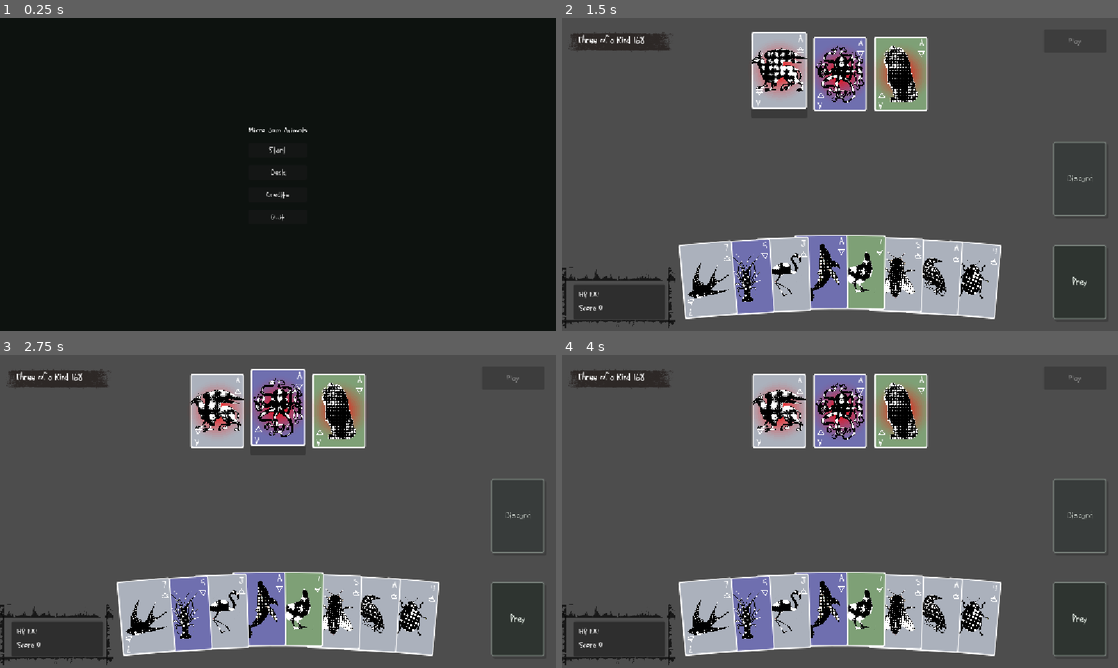
Above: before the commit, frames 1-4 (two rows, left to right).
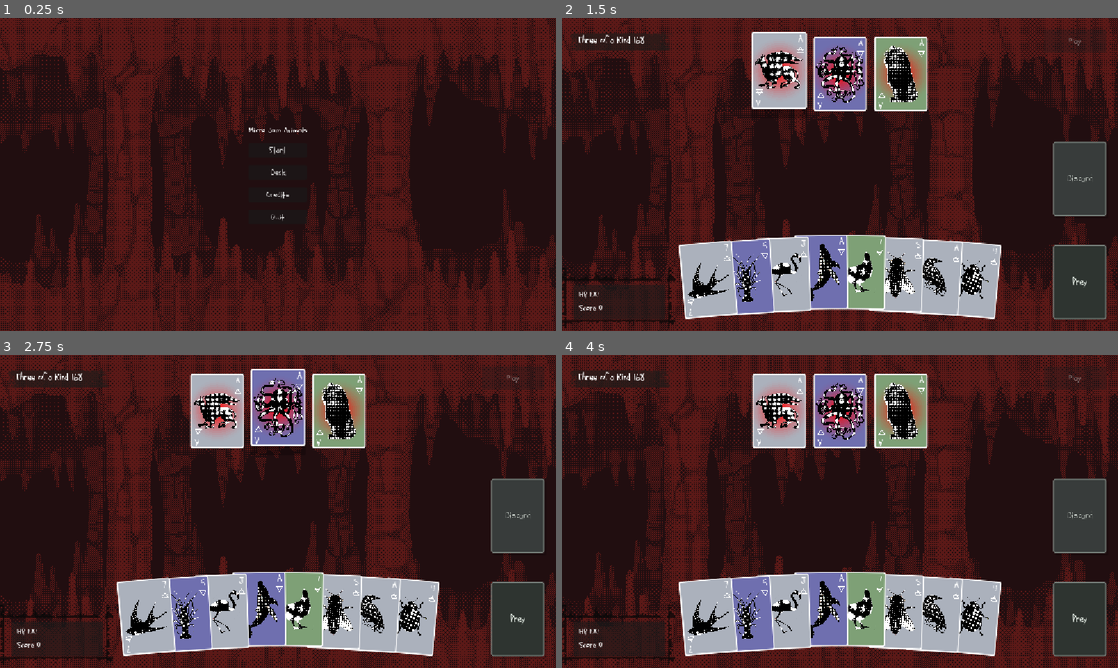
Above: after the commit, the same moments.

Repository: Chipi-Chapa-Corp/micro-jam-animals
Game: Godot game, scene res://scenes/main-menu/scene.tscn
The game is run twice, just before and just after one commit, with the same random seed, the same clock (stepped at 60 frames per second) and the same inputs.
Inputs (mouse positions are in pixels of both pictures, inside the frame that each line leads up to):
- Up to frame 1 (0.25 s): no input
- Up to frame 2 (1.5 s): click "Start" at 0.5 s; tap Enter at 1.25 s; move the mouse to (778, 74) at 1.27 s; click (778, 74) at 1.42 s
- Up to frame 3 (2.75 s): move the mouse to (278, 411) at 2.02 s; click (278, 411) at 2.17 s
- Up to frame 4 (4 s): tap Space at 2.75 s; move the mouse to (901, 411) at 2.77 s; click (901, 411) at 2.92 s; tap Enter at 3.5 s; move the mouse to (1079, 514) at 3.52 s; click (1079, 514) at 3.67 s

The runs differ from the first frame. In frame 1, 42% of the frame differs, in the area x 0-100%, y 0-100%; in frame 2, 73%; in frame 3, 73%; in frame 4, 73%.

Commit message:
feat: parallax

Diff:
--- a/globals/cards.gd
+++ b/globals/cards.gd
@@ -163,9 +163,9 @@
 	"predator_water_7": {"id": "predator_water_7", "value": 7, "suit": SUIT_WATER, "scale": 1.5, "rotation": 0},
 	"predator_water_8": {"id": "predator_water_8", "value": 8, "suit": SUIT_WATER, "scale": 1.3, "rotation": 0},
 	"predator_water_9": {"id": "predator_water_9", "value": 9, "suit": SUIT_WATER, "scale": 1.5, "rotation": 0},
-	"predator_water_10": {"id": "predator_water_10", "value": 10, "suit": SUIT_WATER, "scale": 1.5, "rotation": 0},
+	"predator_water_10": {"id": "predator_water_10", "value": 10, "suit": SUIT_WATER, "scale": 1.8, "rotation": 0},
 	"predator_water_11": {"id": "predator_water_11", "value": 11, "suit": SUIT_WATER, "scale": 1.3, "rotation": 0},
-	"predator_water_12": {"id": "predator_water_12", "value": 12, "suit": SUIT_WATER, "scale": 1.5, "rotation": 0},
+	"predator_water_12": {"id": "predator_water_12", "value": 12, "suit": SUIT_WATER, "scale": 1.5, "rotation": - 30},
 	"predator_water_13": {"id": "predator_water_13", "value": 13, "suit": SUIT_WATER, "scale": 1.5, "rotation": 0},
 	"predator_land_1": {"id": "predator_land_1", "value": 1, "suit": SUIT_LAND, "scale": 1.5, "rotation": 0},
 	"predator_land_2": {"id": "predator_land_2", "value": 2, "suit": SUIT_LAND, "scale": 1.3, "rotation": 0},
@@ -180,19 +180,19 @@
 	"predator_land_11": {"id": "predator_land_11", "value": 11, "suit": SUIT_LAND, "scale": 1.3, "rotation": 0},
 	"predator_land_12": {"id": "predator_land_12", "value": 12, "suit": SUIT_LAND, "scale": 1.3, "rotation": 0},
 	"predator_land_13": {"id": "predator_land_13", "value": 13, "suit": SUIT_LAND, "scale": 1.5, "rotation": 0},
-	"predator_air_1": {"id": "predator_air_1", "value": 1, "suit": SUIT_AIR, "scale": 1.5, "rotation": 0},
-	"predator_air_2": {"id": "predator_air_2", "value": 2, "suit": SUIT_AIR, "scale": 1.5, "rotation": 0},
-	"predator_air_3": {"id": "predator_air_3", "value": 3, "suit": SUIT_AIR, "scale": 1.5, "rotation": 0},
+	"predator_air_1": {"id": "predator_air_1", "value": 1, "suit": SUIT_AIR, "scale": 1.3, "rotation": 0},
+	"predator_air_2": {"id": "predator_air_2", "value": 2, "suit": SUIT_AIR, "scale": 1.3, "rotation": 0},
+	"predator_air_3": {"id": "predator_air_3", "value": 3, "suit": SUIT_AIR, "scale": 1.3, "rotation": 0},
 	"predator_air_4": {"id": "predator_air_4", "value": 4, "suit": SUIT_AIR, "scale": 1.5, "rotation": 0},
-	"predator_air_5": {"id": "predator_air_5", "value": 5, "suit": SUIT_AIR, "scale": 1.5, "rotation": 0},
-	"predator_air_6": {"id": "predator_air_6", "value": 6, "suit": SUIT_AIR, "scale": 1.5, "rotation": 0},
-	"predator_air_7": {"id": "predator_air_7", "value": 7, "suit": SUIT_AIR, "scale": 1.5, "rotation": 0},
+	"predator_air_5": {"id": "predator_air_5", "value": 5, "suit": SUIT_AIR, "scale": 1.4, "rotation": 0},
+	"predator_air_6": {"id": "predator_air_6", "value": 6, "suit": SUIT_AIR, "scale": 1.3, "rotation": 0},
+	"predator_air_7": {"id": "predator_air_7", "value": 7, "suit": SUIT_AIR, "scale": 1.3, "rotation": 0},
 	"predator_air_8": {"id": "predator_air_8", "value": 8, "suit": SUIT_AIR, "scale": 1.5, "rotation": 0},
-	"predator_air_9": {"id": "predator_air_9", "value": 9, "suit": SUIT_AIR, "scale": 1.5, "rotation": 0},
-	"predator_air_10": {"id": "predator_air_10", "value": 10, "suit": SUIT_AIR, "scale": 1.5, "rotation": 0},
-	"predator_air_11": {"id": "predator_air_11", "value": 11, "suit": SUIT_AIR, "scale": 1.5, "rotation": 0},
-	"predator_air_12": {"id": "predator_air_12", "value": 12, "suit": SUIT_AIR, "scale": 1.5, "rotation": 0},
-	"predator_air_13": {"id": "predator_air_13", "value": 13, "suit": SUIT_AIR, "scale": 1.5, "rotation": 0},
+	"predator_air_9": {"id": "predator_air_9", "value": 9, "suit": SUIT_AIR, "scale": 1.3, "rotation": 0},
+	"predator_air_10": {"id": "predator_air_10", "value": 10, "suit": SUIT_AIR, "scale": 1.3, "rotation": 0},
+	"predator_air_11": {"id": "predator_air_11", "value": 11, "suit": SUIT_AIR, "scale": 1.3, "rotation": 0},
+	"predator_air_12": {"id": "predator_air_12", "value": 12, "suit": SUIT_AIR, "scale": 1.3, "rotation": 0},
+	"predator_air_13": {"id": "predator_air_13", "value": 13, "suit": SUIT_AIR, "scale": 1.3, "rotation": 0},
 }
 
 var _random := RandomNumberGenerator.new()
--- a/scenes/card/scene.tscn
+++ b/scenes/card/scene.tscn
@@ -3,6 +3,7 @@
 [ext_resource type="Script" uid="uid://ba54nxkkse51f" path="res://scenes/card/script.gd" id="1_card"]
 [ext_resource type="Texture2D" uid="uid://cevv52brfyowq" path="res://assets/prey_air_4.png" id="2_card_art"]
 [ext_resource type="Script" uid="uid://c7oaraoegy805" path="res://scenes/card/radial_gradient.gd" id="3_radial_gradient"]
+[ext_resource type="Texture2D" path="res://assets/back.png" id="4_card_back"]
 
 [sub_resource type="StyleBoxFlat" id="StyleBoxFlat_shadow"]
 bg_color = Color(0, 0, 0, 1)
@@ -20,25 +21,6 @@
 
 [sub_resource type="StyleBoxFlat" id="StyleBoxFlat_color"]
 bg_color = Color(0.670588, 0.694118, 0.737255, 1)
-corner_radius_top_left = 3
-corner_radius_top_right = 3
-corner_radius_bottom_right = 3
-corner_radius_bottom_left = 3
-
-[sub_resource type="StyleBoxFlat" id="StyleBoxFlat_back"]
-bg_color = Color(0.18, 0.205, 0.19, 1)
-corner_radius_top_left = 4
-corner_radius_top_right = 4
-corner_radius_bottom_right = 4
-corner_radius_bottom_left = 4
-
-[sub_resource type="StyleBoxFlat" id="StyleBoxFlat_back_color"]
-bg_color = Color(0.36, 0.41, 0.37, 1)
-border_width_left = 2
-border_width_top = 2
-border_width_right = 2
-border_width_bottom = 2
-border_color = Color(0.12, 0.145, 0.13, 1)
 corner_radius_top_left = 3
 corner_radius_top_right = 3
 corner_radius_bottom_right = 3
@@ -173,7 +155,7 @@
 expand_mode = 1
 stretch_mode = 5
 
-[node name="Back" type="Panel" parent="." unique_id=2103308832]
+[node name="Back" type="TextureRect" parent="." unique_id=2103308832]
 visible = false
 layout_mode = 1
 anchors_preset = 15
@@ -182,16 +164,6 @@
 grow_horizontal = 2
 grow_vertical = 2
 mouse_filter = 2
-theme_override_styles/panel = SubResource("StyleBoxFlat_back")
-
-[node name="Color" type="Panel" parent="Back" unique_id=127985866]
-layout_mode = 1
-anchors_preset = -1
-anchor_left = 0.023
-anchor_top = 0.016
-anchor_right = 0.977
-anchor_bottom = 0.984
-grow_horizontal = 2
-grow_vertical = 2
-mouse_filter = 2
-theme_override_styles/panel = SubResource("StyleBoxFlat_back_color")
+texture = ExtResource("4_card_back")
+expand_mode = 1
+stretch_mode = 5
--- a/scenes/card/script.gd
+++ b/scenes/card/script.gd
@@ -47,7 +47,7 @@
 
 @onready var shadow: Panel = $Shadow
 @onready var face: Panel = $Face
-@onready var back: Panel = $Back
+@onready var back: TextureRect = $Back
 @onready var color_panel: Panel = $Face/Color
 @onready var predator_gradient: Control = $Face/PredatorGradient
 @onready var art: TextureRect = $Face/Art
--- a/scenes/credits/scene.tscn
+++ b/scenes/credits/scene.tscn
@@ -1,6 +1,7 @@
-[gd_scene format=3 uid="uid://dobmb35htag6"]
+[gd_scene load_steps=3 format=3 uid="uid://dobmb35htag6"]
 
 [ext_resource type="Script" uid="uid://bbcabk45bfgwu" path="res://scenes/credits/script.gd" id="1_credits"]
+[ext_resource type="PackedScene" uid="uid://bvglhv1vlo0hs" path="res://scenes/parallax_background/scene.tscn" id="2_parallax_background"]
 
 [node name="Credits" type="Control" unique_id=1183900256]
 layout_mode = 3
@@ -11,14 +12,8 @@
 grow_vertical = 2
 script = ExtResource("1_credits")
 
-[node name="Background" type="ColorRect" parent="." unique_id=1776227703]
+[node name="ParallaxBackground" parent="." instance=ExtResource("2_parallax_background")]
 layout_mode = 1
-anchors_preset = 15
-anchor_right = 1.0
-anchor_bottom = 1.0
-grow_horizontal = 2
-grow_vertical = 2
-color = Color(0.05, 0.06, 0.07, 1)
 
 [node name="CenterContainer" type="CenterContainer" parent="." unique_id=1760462435]
 layout_mode = 1
--- a/scenes/deck/scene.tscn
+++ b/scenes/deck/scene.tscn
@@ -1,6 +1,7 @@
-[gd_scene format=3 uid="uid://wb57kdnuhpj2"]
+[gd_scene load_steps=3 format=3 uid="uid://wb57kdnuhpj2"]
 
 [ext_resource type="Script" uid="uid://dawv7luje5bu6" path="res://scenes/deck/script.gd" id="1_deck"]
+[ext_resource type="PackedScene" uid="uid://bvglhv1vlo0hs" path="res://scenes/parallax_background/scene.tscn" id="2_parallax_background"]
 
 [node name="Deck" type="Control" unique_id=2108982403]
 layout_mode = 3
@@ -11,14 +12,8 @@
 grow_vertical = 2
 script = ExtResource("1_deck")
 
-[node name="Background" type="ColorRect" parent="." unique_id=2076868142]
+[node name="ParallaxBackground" parent="." instance=ExtResource("2_parallax_background")]
 layout_mode = 1
-anchors_preset = 15
-anchor_right = 1.0
-anchor_bottom = 1.0
-grow_horizontal = 2
-grow_vertical = 2
-color = Color(0.05, 0.07, 0.06, 1)
 
 [node name="MarginContainer" type="MarginContainer" parent="." unique_id=98857772]
 layout_mode = 1
--- a/scenes/game-over/scene.tscn
+++ b/scenes/game-over/scene.tscn
@@ -1,6 +1,7 @@
-[gd_scene format=3 uid="uid://b4rfvjujkm28u"]
+[gd_scene load_steps=3 format=3 uid="uid://b4rfvjujkm28u"]
 
 [ext_resource type="Script" uid="uid://fmbdvd78b4hk" path="res://scenes/game-over/script.gd" id="1_game_over"]
+[ext_resource type="PackedScene" uid="uid://bvglhv1vlo0hs" path="res://scenes/parallax_background/scene.tscn" id="2_parallax_background"]
 
 [node name="GameOver" type="Control" unique_id=2041823300]
 layout_mode = 3
@@ -11,14 +12,8 @@
 grow_vertical = 2
 script = ExtResource("1_game_over")
 
-[node name="Background" type="ColorRect" parent="." unique_id=18355571]
+[node name="ParallaxBackground" parent="." instance=ExtResource("2_parallax_background")]
 layout_mode = 1
-anchors_preset = 15
-anchor_right = 1.0
-anchor_bottom = 1.0
-grow_horizontal = 2
-grow_vertical = 2
-color = Color(0.05, 0.05, 0.06, 1)
 
 [node name="CenterContainer" type="CenterContainer" parent="." unique_id=528482417]
 layout_mode = 1
--- a/scenes/game/scene.tscn
+++ b/scenes/game/scene.tscn
@@ -14,9 +14,15 @@
 [ext_resource type="Texture2D" uid="uid://dibtet7a0arcn" path="res://assets/water.png" id="11_water"]
 [ext_resource type="Texture2D" uid="uid://cfywue7psuwcu" path="res://assets/land.png" id="12_land"]
 [ext_resource type="Texture2D" uid="uid://cjri1gw3rqywy" path="res://assets/air.png" id="13_air"]
+[ext_resource type="PackedScene" uid="uid://bvglhv1vlo0hs" path="res://scenes/parallax_background/scene.tscn" id="14_parallax_background"]
 
 [node name="Game" type="Node2D" unique_id=549444923]
 script = ExtResource("1_game")
+
+[node name="BackgroundLayer" type="CanvasLayer" parent="."]
+layer = -1
+
+[node name="ParallaxBackground" parent="BackgroundLayer" instance=ExtResource("14_parallax_background")]
 
 [node name="UI" type="CanvasLayer" parent="." unique_id=390258418]
 
--- a/scenes/main-menu/scene.tscn
+++ b/scenes/main-menu/scene.tscn
@@ -1,6 +1,7 @@
-[gd_scene format=3 uid="uid://dlek3ltg3oovq"]
+[gd_scene load_steps=3 format=3 uid="uid://dlek3ltg3oovq"]
 
 [ext_resource type="Script" uid="uid://dijk7baefiu7b" path="res://scenes/main-menu/script.gd" id="1_menu"]
+[ext_resource type="PackedScene" uid="uid://bvglhv1vlo0hs" path="res://scenes/parallax_background/scene.tscn" id="2_parallax_background"]
 
 [node name="MainMenu" type="Control" unique_id=1070428393]
 layout_mode = 3
@@ -11,14 +12,8 @@
 grow_vertical = 2
 script = ExtResource("1_menu")
 
-[node name="Background" type="ColorRect" parent="." unique_id=1703901171]
+[node name="ParallaxBackground" parent="." instance=ExtResource("2_parallax_background")]
 layout_mode = 1
-anchors_preset = 15
-anchor_right = 1.0
-anchor_bottom = 1.0
-grow_horizontal = 2
-grow_vertical = 2
-color = Color(0.05, 0.07, 0.06, 1)
 
 [node name="CenterContainer" type="CenterContainer" parent="." unique_id=620687346]
 layout_mode = 1
--- /dev/null
+++ b/scenes/parallax_background/scene.tscn
@@ -0,0 +1,31 @@
+[gd_scene load_steps=5 format=3 uid="uid://bvglhv1vlo0hs"]
+
+[ext_resource type="Script" path="res://scenes/parallax_background/script.gd" id="1_script"]
+[ext_resource type="Texture2D" uid="uid://c1gighqi3ynlv" path="res://assets/bg/fill.png" id="2_fill"]
+[ext_resource type="Texture2D" uid="uid://bpng4fk7gncyy" path="res://assets/bg/background.png" id="3_background"]
+[ext_resource type="Texture2D" uid="uid://btnt74oqp3vgw" path="res://assets/bg/foreground.png" id="4_foreground"]
+
+[node name="ParallaxBackground" type="Control"]
+layout_mode = 3
+anchors_preset = 15
+anchor_right = 1.0
+anchor_bottom = 1.0
+grow_horizontal = 2
+grow_vertical = 2
+mouse_filter = 2
+script = ExtResource("1_script")
+
+[node name="Fill" type="TextureRect" parent="."]
+mouse_filter = 2
+texture = ExtResource("2_fill")
+expand_mode = 1
+
+[node name="Background" type="TextureRect" parent="."]
+mouse_filter = 2
+texture = ExtResource("3_background")
+expand_mode = 1
+
+[node name="Foreground" type="TextureRect" parent="."]
+mouse_filter = 2
+texture = ExtResource("4_foreground")
+expand_mode = 1
--- /dev/null
+++ b/scenes/parallax_background/script.gd
@@ -0,0 +1,73 @@
+extends Control
+
+@export var background_offset: Vector2 = Vector2(6.0, 3.5)
+@export var foreground_offset: Vector2 = Vector2(13.5, 8.0)
+@export var follow_speed: float = 4.0
+
+@onready var fill_layer: TextureRect = $Fill
+@onready var background_layer: TextureRect = $Background
+@onready var foreground_layer: TextureRect = $Foreground
+
+var _current_cursor_offset: Vector2 = Vector2.ZERO
+var _target_cursor_offset: Vector2 = Vector2.ZERO
+
+
+func _ready() -> void:
+	mouse_filter = Control.MOUSE_FILTER_IGNORE
+	_update_target_cursor_offset()
+	_position_layers()
+
+
+func _notification(what: int) -> void:
+	if what == NOTIFICATION_RESIZED:
+		_position_layers()
+
+
+func _process(delta: float) -> void:
+	_update_target_cursor_offset()
+	var weight := 1.0 - exp(-follow_speed * delta)
+	_current_cursor_offset = _current_cursor_offset.lerp(_target_cursor_offset, weight)
+	_position_layers()
+
+
+func _update_target_cursor_offset() -> void:
+	var viewport_size := get_viewport_rect().size
+	if viewport_size.x <= 0.0 or viewport_size.y <= 0.0:
+		_target_cursor_offset = Vector2.ZERO
+		return
+
+	var mouse_position := get_viewport().get_mouse_position()
+	_target_cursor_offset = Vector2(
+		clampf((mouse_position.x / viewport_size.x) * 2.0 - 1.0, -1.0, 1.0),
+		clampf((mouse_position.y / viewport_size.y) * 2.0 - 1.0, -1.0, 1.0)
+	)
+
+
+func _position_layers() -> void:
+	_position_layer(fill_layer, Vector2.ZERO)
+	_position_layer(background_layer, background_offset)
+	_position_layer(foreground_layer, foreground_offset)
+
+
+func _position_layer(layer: TextureRect, max_offset: Vector2) -> void:
+	if layer == null or layer.texture == null:
+		return
+
+	var view_size := size
+	if view_size.x <= 0.0 or view_size.y <= 0.0:
+		view_size = get_viewport_rect().size
+
+	var texture_size := layer.texture.get_size()
+	var required_size := view_size + max_offset * 2.0
+	var image_scale := maxf(
+		required_size.x / texture_size.x,
+		required_size.y / texture_size.y
+	)
+	var layer_size := texture_size * image_scale
+	var parallax_offset := Vector2(
+		- _current_cursor_offset.x * max_offset.x,
+		- _current_cursor_offset.y * max_offset.y
+	)
+
+	layer.size = layer_size
+	layer.position = (view_size - layer_size) * 0.5 + parallax_offset
Binary file added: assets/back.png
Not shown, added: assets/back.png.import
Not shown, added: scenes/parallax_background/script.gd.uid
